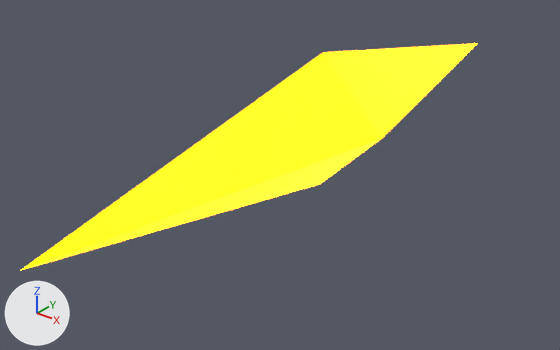
A saved change to the glTF model Project/Asset/Models/Bullet/E_B_Laser/E_B_Laser.gltf.
Both versions are drawn from a 50 mm camera at (3.34, -4.71, 2.31) aimed at (-0.05, -0.47, -0.31). The axes (+X, +Y, +Z) are drawn at lower left. The lights are the same throughout. Vertices at the same position are counted once.

Names of what the first picture shows: '円錐'.
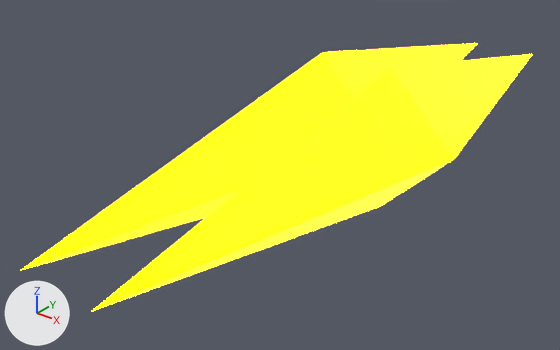
The newer file is also turned or shifted as a whole; pictures and numbers use the older file's frame.

Pixel boxes (x1, y1, x2, y2) of what changed, in the pictures (560 x 350 px):
'円錐', reshaped (12% wider, 18% taller): before (20, 43, 478, 271); after (20, 43, 533, 312)
part 1 of me_円錐, added (yellow): after (91, 54, 533, 312)

The change, as a diff of the scene's bpy script:
```diff
--- a/Project/Asset/Models/Bullet/E_B_Laser/E_B_Laser.gltf.py
+++ b/Project/Asset/Models/Bullet/E_B_Laser/E_B_Laser.gltf.py
@@ me_円錐 @@
 me_円錐.from_pydata(...)  # 6 vertices, 10 faces; spans x -0.56..0.56, y -2.8..2.8, z -0.56..0.56
 # used by ob_円錐; location = (0.0, 0.0, 0.0)
+# me_円錐 part 1: the loose piece of 6 vertices spanning x -0.56..0.56, y -2.8..2.8, z -0.56..0.56 is copied, and the copy is mirrored in x about its middle, then moved by (0.6, 0.0, 0.0); it spans x 0.04..1.16, y -2.8..2.8, z -0.56..0.56
 me_円錐.materials.append(mat_マテリアル)
```
